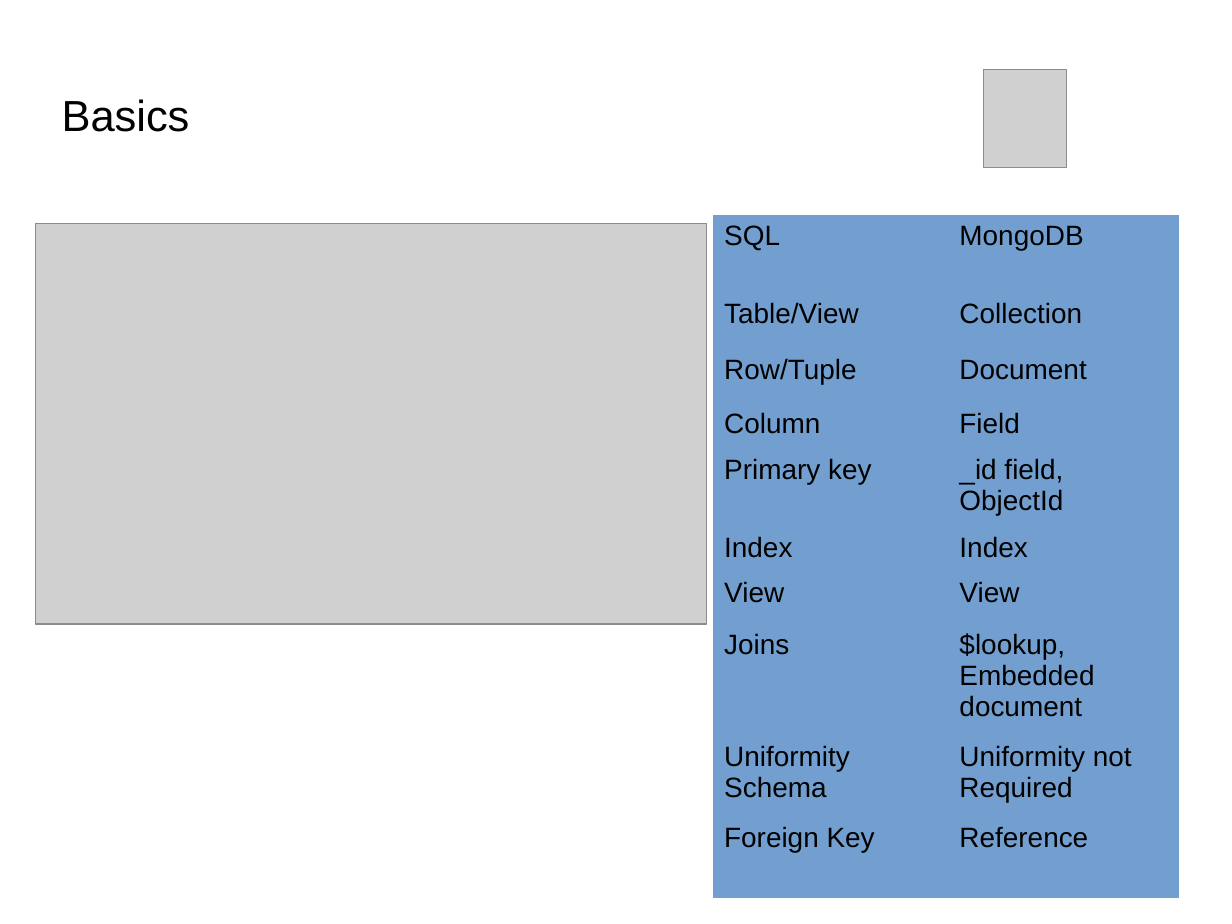
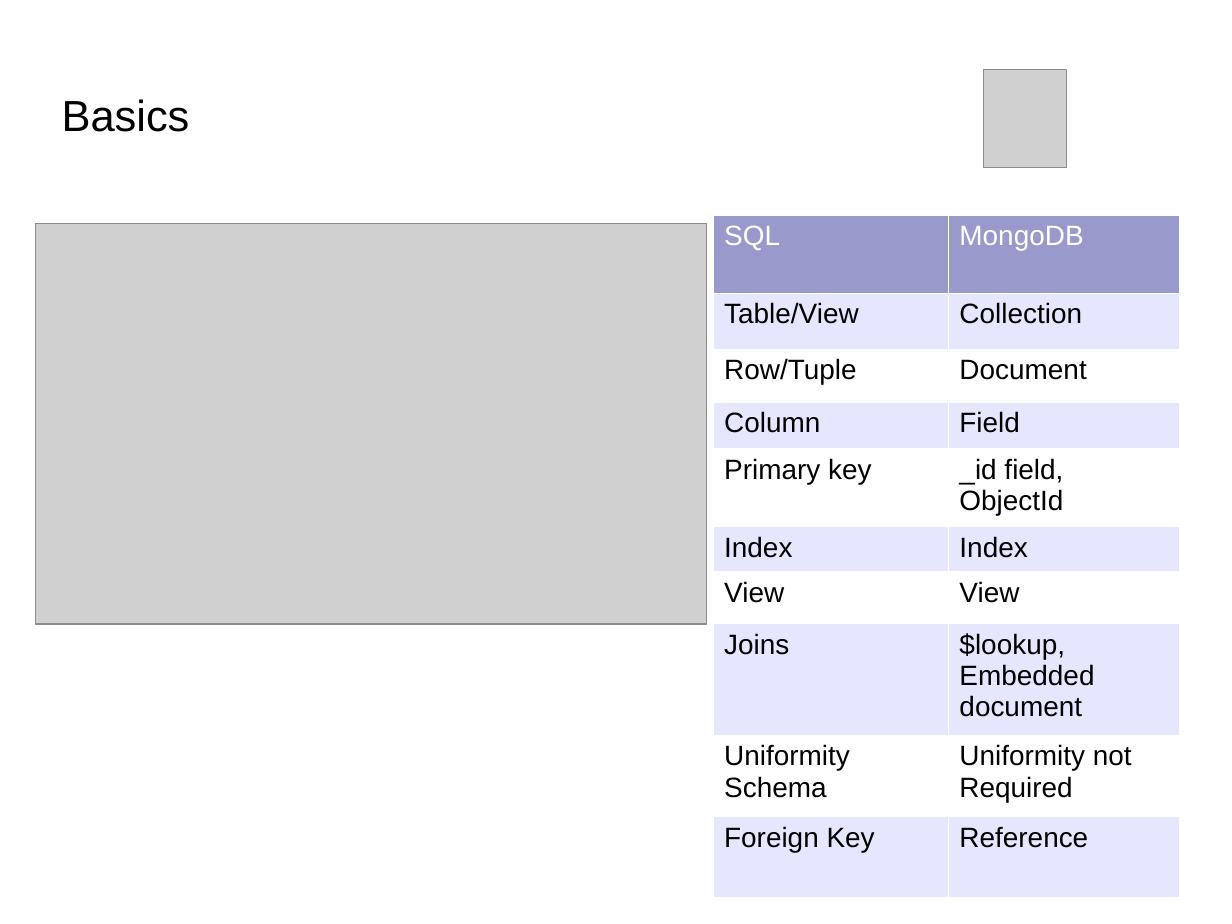
Before and after one commit to Bhakti/mongo_session, a slide deck: slide 13 of MongoDB_Session.odp. Drawn at 1232x924 pixels with LibreOffice and Linux fonts; fonts in the diff are those of the drawing; grey boxes stand for pictures; background and template pictures are left out. Boxes give left, top, right and bottom in pixels: in the first picture for what was removed or moved away, otherwise in the second. Text is boxed around its words. In the diff, an @@ line names an element or a change of style, - is before the commit and + after.

```diff
--- a/MongoDB_Session.odp
+++ b/MongoDB_Session.odp
@@ table at (x1=713, y1=215, x2=1179, y2=881) @@
@@ fill #729FCF to #9999CC in row 1 @@
@@ fill #729FCF to #E6E6FF in 10 cells @@
@@ fill #729FCF to #FFFFFF in 8 cells @@
@@ text colour #000000 to #FFFFFF in "SQL", "MongoDB" @@
@@ borders changed @@
```
Also in this commit, not shown: 5 other slides changed, 1 slide added, 1 slide removed, 15 other files.
